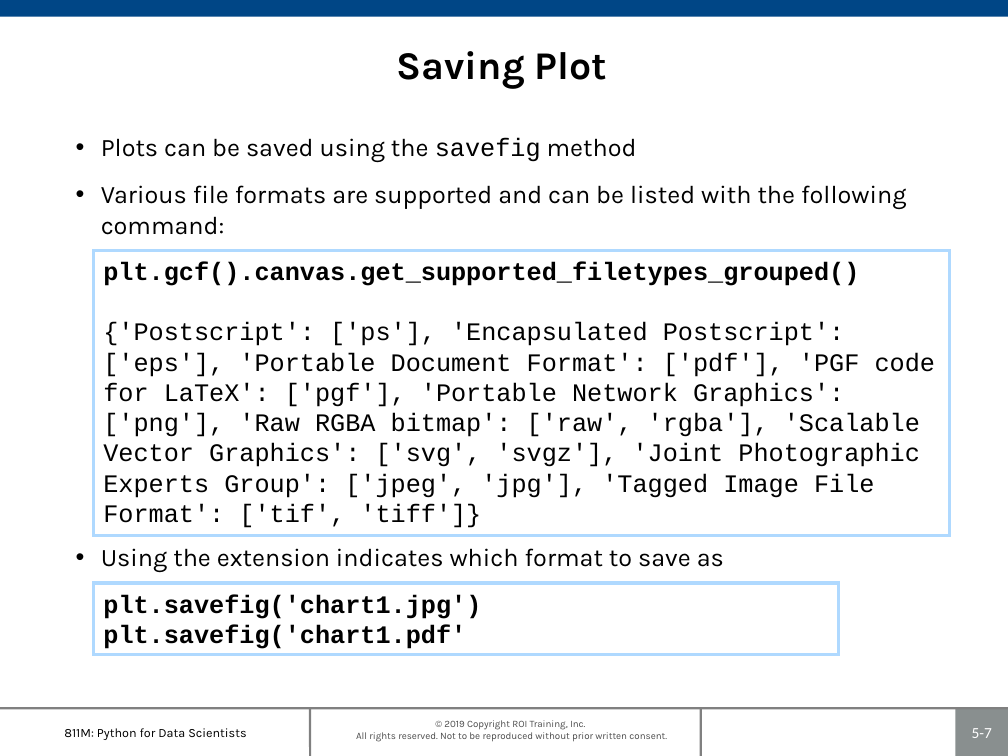
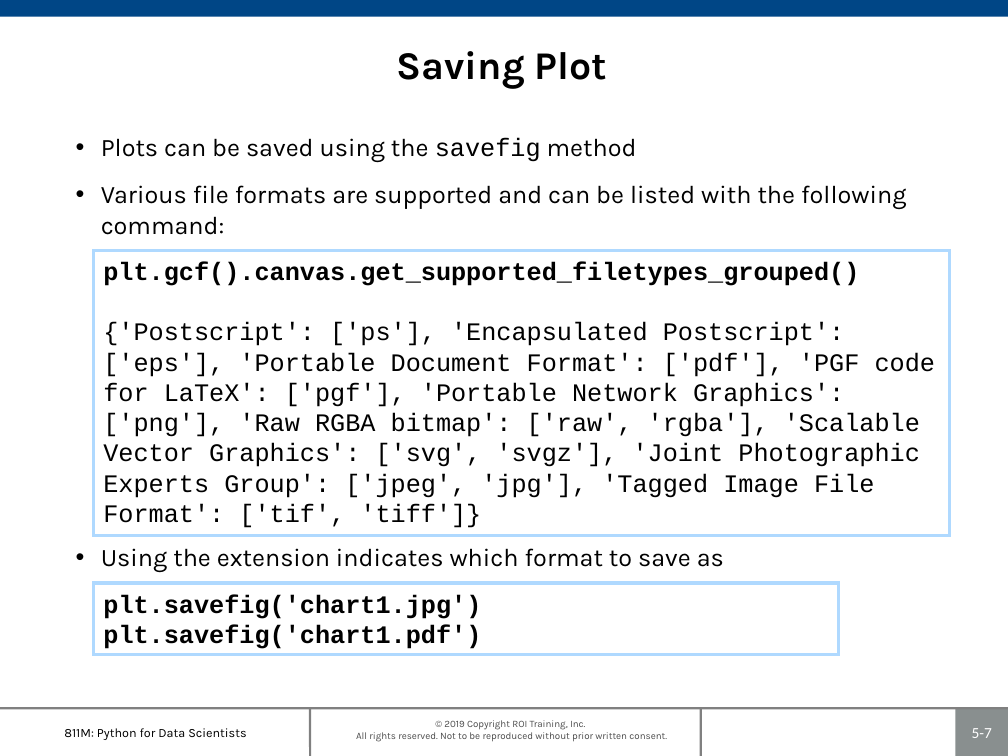
Before and after one commit to roitraining/PythonML, a slide deck: slide 7 of 811M-Ch05_PlottingAndVisualization.pptx. Drawn at 1008x756 pixels with LibreOffice and Linux fonts; fonts in the diff are those of the drawing; background and template pictures are left out. Boxes give left, top, right and bottom in pixels: in the first picture for what was removed or moved away, otherwise in the second. Text is boxed around its words. In the diff, an @@ line names an element or a change of style, - is before the commit and + after.

```diff
--- a/811M-Ch05_PlottingAndVisualization.pptx
+++ b/811M-Ch05_PlottingAndVisualization.pptx
@@ text in rectangle at (103,624,481,649): text changed @@
-plt.savefig('chart1.pdf'
+plt.savefig('chart1.pdf')
```
Also in this commit, not shown: 1 other file.
